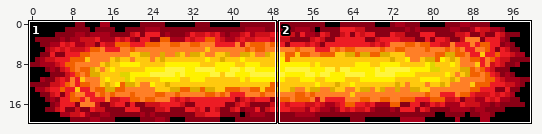
Two states of a sprite sheet, Donkey - Grupo Lisas- Apellido2 - Apellido3/src/Fuga.png. The first picture is a wide view before the edit; the outline marks the close-up.
Close-up. Before:
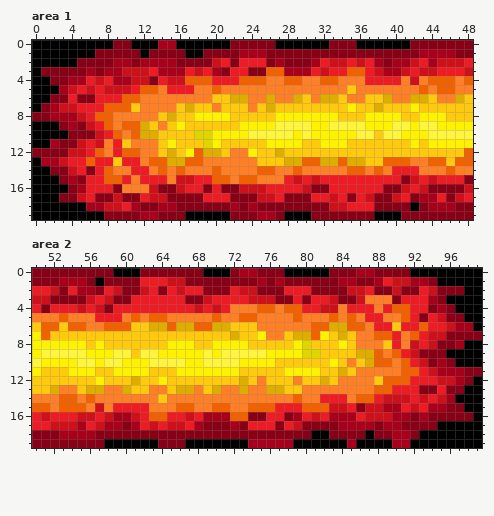
The file is 100x20 pixels. Shown: area 1: x 0..48, y 0..19; area 2: x 50..99, y 0..19.
Now the later version:
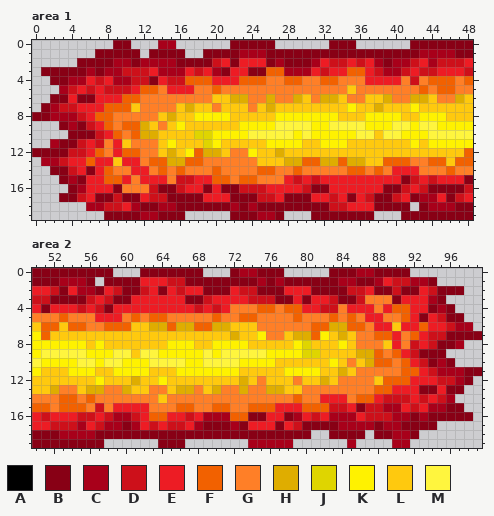
Palette (. is transparent): A #000000  B #880015  C #a8001a  D #cd101a  E #ed1c24  F #f26100  G #ff7f27  H #dfad00  J #dfd500  K #fff200  L #ffc90e  M #fff53e
Diff:
--- area 1
@@ x 0..48 @@
- 0 AAAAAAAAABBAAACCAAAAAABBBBBAAAAAABBBAAAAAABBBBBBB
- 1 AAAAAAABBBBBABBBBAABBBBCCCBBBBBBBBBBBBBBBBBCCCCBB
- 2 AAAAABBBBCCBCCCCBBBBDEBEEEBCBBBCEDDEDECBCCDECDDDE
- 3 ABBBBBCBCCDDDECCCEDECBEEBBFFCCCEDEEFFEDCCDEDDEEED
- 4 AABBCCEDECCDDBEDDFFFEEEFFFGGFFGGFFGGGEEEEGDGFFFGF
- 5 AAACDEDEDDDEFFGEEEGGFGGGGGGGGGGGGGGLGGGGGGGFGFFGG
- 6 AABBEBBEEEFFGGGGGGGGLLHHGGHGGHLGHHLGGLLHGGHHLGGHL
- 7 ABCDDEEEFFFLGGGGLHLLGLLLGLHLLLLLLLLKLLHLLLKLLLLLL
+ 0 .........BB...CC......BBBBB......BBB......BBBBBBB
+ 1 .......BBBBB.BBBB..BBBBCCCBBBBBBBBBBBBBBBBBCCCCBB
+ 2 .....BBBBCCBCCCCBBBBDEBEEEBCBBBCEDDEDECBCCDECDDDE
+ 3 .BBBBBCBCCDDDECCCEDECBEEBBFFCCCEDEEFFEDCCDEDDEEED
+ 4 ..BBCCEDECCDDBEDDFFFEEEFFFGGFFGGFFGGGEEEEGDGFFFGF
+ 5 ...CDEDEDDDEFFGEEEGGFGGGGGGGGGGGGGGLGGGGGGGFGFFGG
+ 6 ..BBEBBEEEFFGGGGGGGGLLHHGGHGGHLGHHLGGLLHGGHHLGGHL
+ 7 .BCDDEEEFFFLGGGGLHLLGLLLGLHLLLLLLLLKLLHLLLKLLLLLL
  8 BBCCCDEFFGGGGGLHLLKKKKLLLLLKKKKKKKLLLKKKKLLKKKLLL
- 9 AAABCBDEFGFFHLGLKLLLLLLKKKKMMMMKKMMMMKKKMMKMMKKKK
-10 AAAABBBDEFGFHHLLLLJJKKKKMMMMMKMKKKKKMMLMMKKKMMMMM
-11 AACBBDEDGELGGGLKLLLJKLLLLLKKKKLLKKKLLLLLLLKLKKKKK
+ 9 ...BCBDEFGFFHLGLKLLLLLLKKKKMMMMKKMMMMKKKMMKMMKKKK
+10 ....BBBDEFGFHHLLLLJJKKKKMMMMMKMKKKKKMMLMMKKKMMMMM
+11 ..CBBDEDGELGGGLKLLLJKLLLLLKKKKLLKKKLLLLLLLKLKKKKK
 12 BBBBDDEFGEFFGGLHLKFHHLGGKLLHLLLLLLLLLLLLLLLLLLLLF
-13 ACCDEEFEELEEGFFHHFFGGGGGGLLLHHFFHHFHHLLFFFGGFFLFF
-14 AABBDEBEFGGEEGFGFGGGFGGGGFFGGFGGGGGFFGFGEEEGGGFGG
-15 AAABCBEEFFEGEEEGDDEEFFGFFGGGEDEDEEEEEEEEEBDEDEEEB
-16 AAAABCEEEBGGGDBBDEEBEBBDDDEEEEDBBEEEEEEBBDEDBBBBD
-17 AAABBDEBBDBBEDDBBBBEEEBBBDDEBBBEEDEBEDBBDEBCCEBDE
-18 AAAAAACCDDECBBCCBBBBBBCBCBBBBBBBBDDEEEBBBBABCCCBB
-19 AAAAAAAABBBBCCBBBAAAAABBBCCBAAABBBBBBBAAABBBBBBBB
+13 .CCDEEFEELEEGFFHHFFGGGGGGLLLHHFFHHFHHLLFFFGGFFLFF
+14 ..BBDEBEFGGEEGFGFGGGFGGGGFFGGFGGGGGFFGFGEEEGGGFGG
+15 ...BCBEEFFEGEEEGDDEEFFGFFGGGEDEDEEEEEEEEEBDEDEEEB
+16 ....BCEEEBGGGDBBDEEBEBBDDDEEEEDBBEEEEEEBBDEDBBBBD
+17 ...BBDEBBDBBEDDBBBBEEEBBBDDEBBBEEDEBEDBBDEBCCEBDE
+18 ......CCDDECBBCCBBBBBBCBCBBBBBBBBDDEEEBBBB.BCCCBB
+19 ........BBBBCCBBB.....BBBCCB...BBBBBBB...BBBBBBBB
--- area 2
@@ x 50..99 @@
- 0 BBBBBBBBBAAABBBBBBBAAABCCBBBAAAAABBBCCBBBBAAAAAAAA
- 1 BBBCCCBABBBBEEEDDBBBBBBBBCBCBBBBBBCCBBCEDDCCBAAAAA
- 2 EEDBECCBEDBBDEBEDEEBBBEDDBBBEEEBBBBDDEBBDBBEDBBBAA
- 3 DDBBBBDEDBBEEEEEEBBDEEEEDDDBBEBEEDBBDGGGBEEECBAAAA
- 4 EBEEEDEDBEEEEEEEEEDEDEGGGFFGFFEEDDGEEEGEFFEEBCBAAA
- 5 GGGFGGGEEEGFGFFGGGGGFGGFFGGGGFGGGFGFGEEGGFEBEDBBAA
- 6 LFFLFFGGFFFLLHHFHHFFHHLLLGGGGGGFFHHFFGEELEEFEEDCCA
+ 0 BBBBBBBBB...BBBBBBB...BCCBBB.....BBBCCBBBB........
+ 1 BBBCCCB.BBBBEEEDDBBBBBBBBCBCBBBBBBCCBBCEDDCCB.....
+ 2 EEDBECCBEDBBDEBEDEEBBBEDDBBBEEEBBBBDDEBBDBBEDBBB..
+ 3 DDBBBBDEDBBEEEEEEBBDEEEEDDDBBEBEEDBBDGGGBEEECB....
+ 4 EBEEEDEDBEEEEEEEEEDEDEGGGFFGFFEEDDGEEEGEFFEEBCB...
+ 5 GGGFGGGEEEGFGFFGGGGGFGGFFGGGGFGGGFGFGEEGGFEBEDBB..
+ 6 LFFLFFGGFFFLLHHFHHFFHHLLLGGGGGGFFHHFFGEELEEFEEDCC.
  7 KFLLLLLLLLLLLLLLLLLLLLHLLKGGLHHFKLHLGGFFEGFEDDBBBB
- 8 KKKKKKLKLLLLLLLKKKLLKKKKLLLLLKJLLLKLGGGLEGDEDBBCAA
- 9 KMMMMMKKKMMLMMKKKKKMKMMMMMKKKKJJLLLLHHFGFEDBBBAAAA
-10 MKKKKMMKMMKKKMMMMKKMMMMKKKKLLLLLLKLGLHFFGFEDBCBAAA
+ 8 KKKKKKLKLLLLLLLKKKLLKKKKLLLLLKJLLLKLGGGLEGDEDBBC..
+ 9 KMMMMMKKKMMLMMKKKKKMKMMMMMKKKKJJLLLLHHFGFEDBBB....
+10 MKKKKMMKMMKKKMMMMKKMMMMKKKKLLLLLLKLGLHFFGFEDBCB...
 11 KLLLKKKLLKKKKLLLKKKKKKKLLLLLKKKKLLHLGGGGGFFEDCCCBB
-12 LLLLLLLKLLLHLLKLLLLLLLLHLGLLLGLLHLGGGGLFFFEEEDDCBA
-13 LLHGGLHHGGHLLGGLHHGLHGGHGGHHLLGGGGGGGGFFEEEBBEBBAA
-14 GGGFFGFGGGGGGGLGGGGGGGGGGGGGGFGGEEEGFFEDDDEDEDCAAA
-15 FFGFFFGDGEEEEGGGFFGGFFGGFFFEEEFFFDDEBDDCCEDECCBBAA
-16 EDEEEDDEDCCDEFFEEDECCCFFBBEEBCEDECCCEDDDCCBCBBBBBA
-17 EEDDDCEDCCBCEDEDDECBBBCBEEEBEDBBBBCCCCBCCBBBBAAAAA
-18 BBBCCCCBBBBBBBBBBBBBBBBBBBBBBBBAABBBBABBCCBAAAAAAA
-19 BBBBBBBBAAAAAABBBAAAAAAACCCCCAAAAAACAAAACCAAAAAAAA
+12 LLLLLLLKLLLHLLKLLLLLLLLHLGLLLGLLHLGGGGLFFFEEEDDCB.
+13 LLHGGLHHGGHLLGGLHHGLHGGHGGHHLLGGGGGGGGFFEEEBBEBB..
+14 GGGFFGFGGGGGGGLGGGGGGGGGGGGGGFGGEEEGFFEDDDEDEDC...
+15 FFGFFFGDGEEEEGGGFFGGFFGGFFFEEEFFFDDEBDDCCEDECCBB..
+16 EDEEEDDEDCCDEFFEEDECCCFFBBEEBCEDECCCEDDDCCBCBBBBB.
+17 EEDDDCEDCCBCEDEDDECBBBCBEEEBEDBBBBCCCCBCCBBBB.....
+18 BBBCCCCBBBBBBBBBBBBBBBBBBBBBBBB..BBBB.BBCCB.......
+19 BBBBBBBB......BBB.......CCCCC......C....CC........
